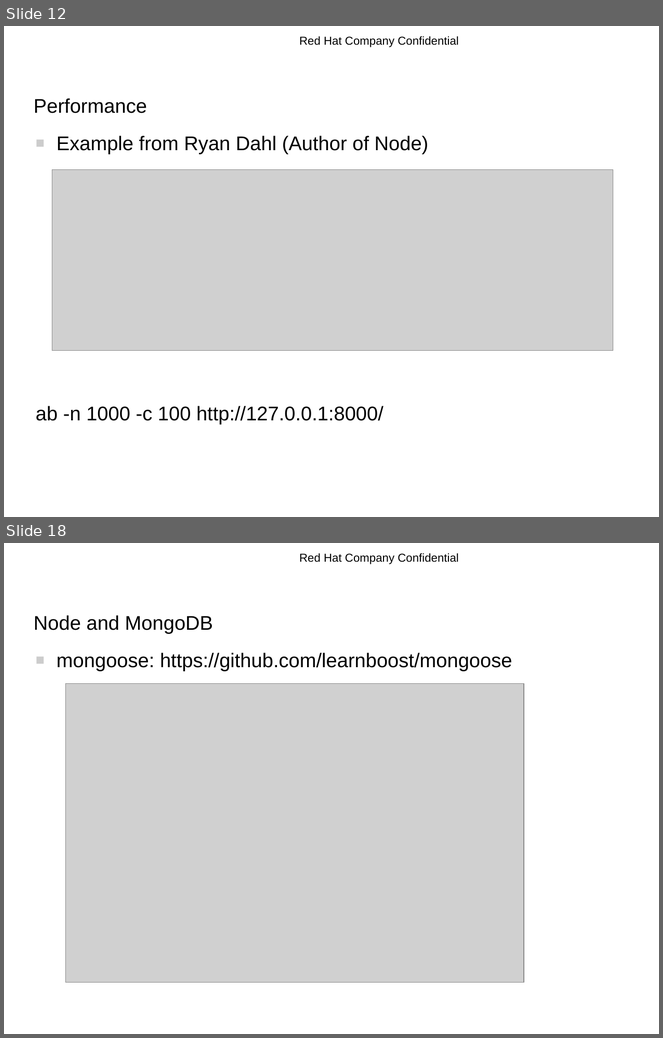
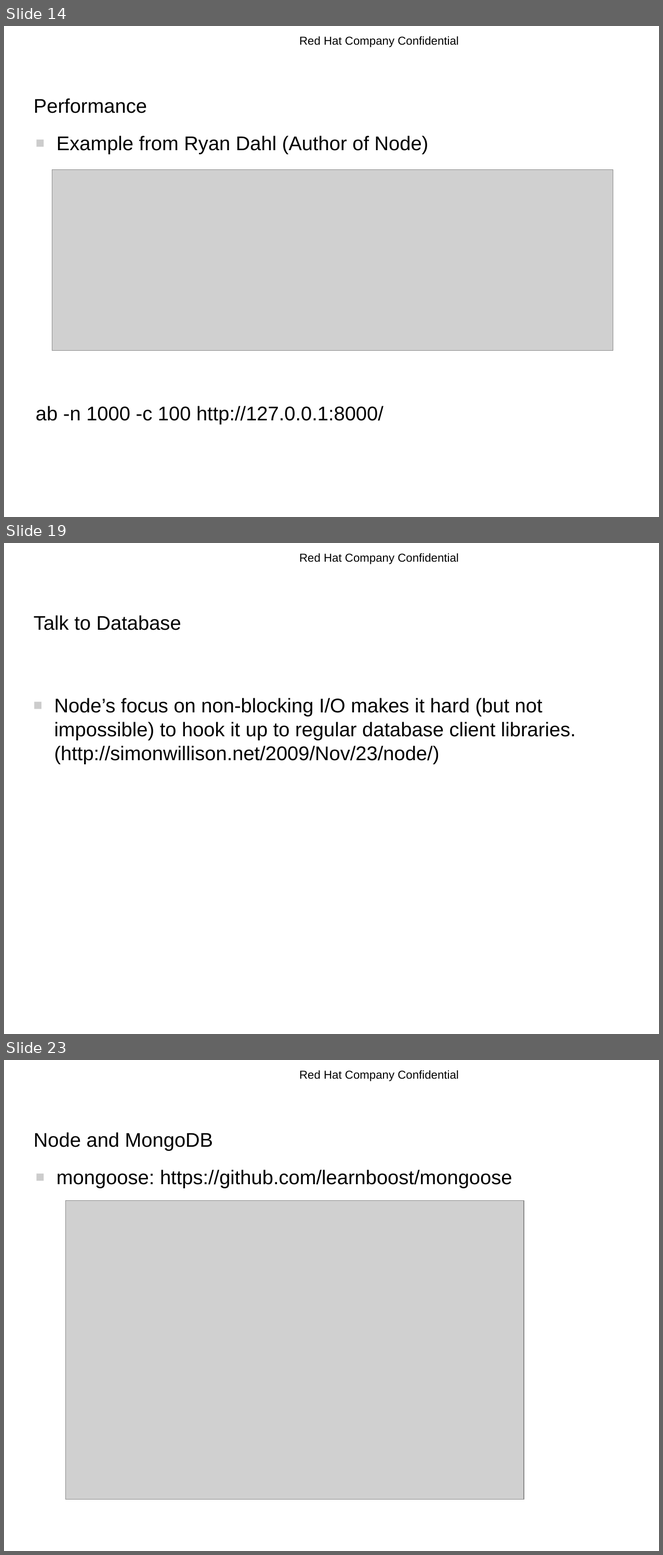
Before and after one commit to rhyw/node-trial, a slide deck: node-introduction.odp. Shown one above the other, each under a label of ours: slides 12 and 18 before the commit, slides 14, 19 and 23 after it; the slides between them are not shown. The pictures are 663x1038 and 663x1555 pixels, drawn with LibreOffice and Linux fonts; fonts in the diff are those of the drawing; grey boxes stand for pictures; background and template pictures are left out. Boxes give left, top, right and bottom in pixels: in the first picture for what was removed or moved away, otherwise in the second. Text is boxed around its words. In the diff, an @@ line names an element or a change of style, - is before the commit and + after.

```diff
--- a/node-introduction.odp
+++ b/node-introduction.odp
@@ slide 19 added at <box>4,543,659,1034</box>, background #FFFFFF; not listed: 1 template element that a slide beside it also shows @@
@@ title added at <box>34,615,181,630</box>, 24 pt, text #000000 @@
+Talk to Database
@@ text added at <box>54,698,576,765</box>, 24 pt, text #000000 @@
+■ Node’s focus on non-blocking I/O makes it hard (but not impossible) to hook it up to regular database client libraries. (http://simonwillison.net/2009/Nov/23/node/)
@@ what was slide 12 is now slide 14 @@
@@ what was slide 18 is now slide 23 @@
```
Also in this commit, not shown: 14 slides changed, 5 other slides added, 1 slide removed.
